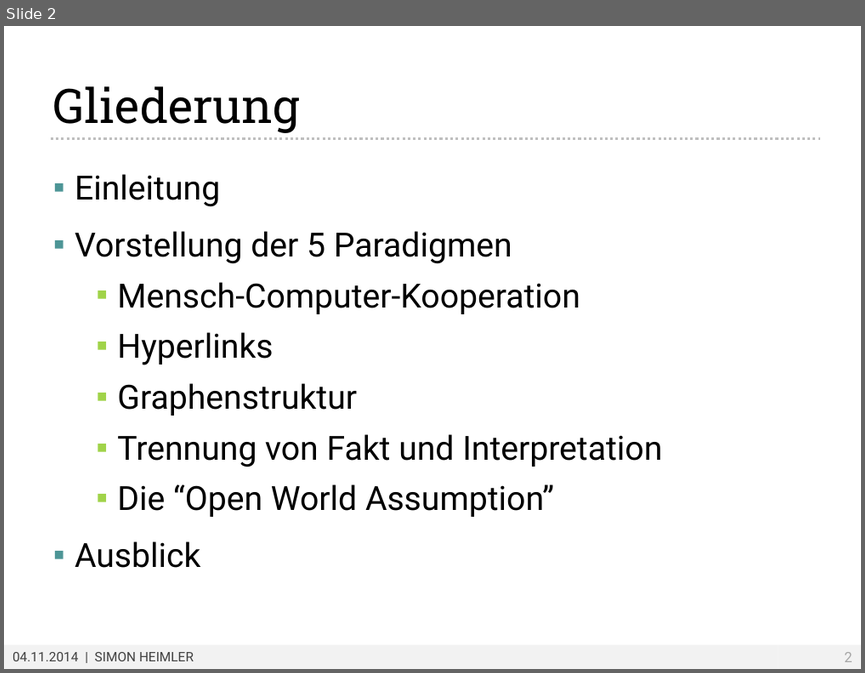
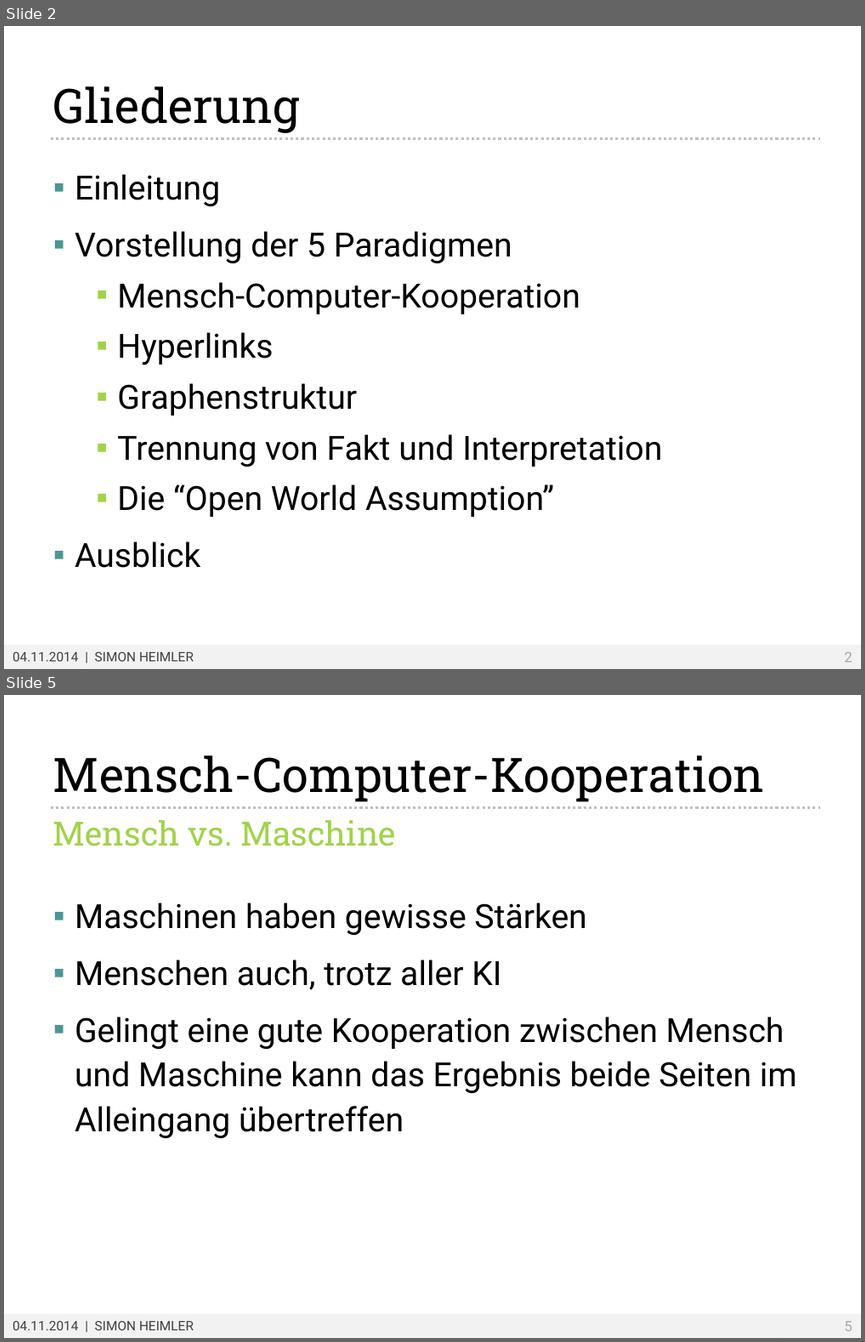
Before and after one commit to Fannon/SemanticWebParadigmen, a slide deck: Semantic Web Paradigmen PPT.pptx. Shown one above the other, each under a label of ours: slide 2 before the commit, slides 2 and 5 after it; the slides between them are not shown. The pictures are 865x673 and 865x1342 pixels, drawn with LibreOffice and Linux fonts; fonts in the diff are those of the drawing; background and template pictures are left out. Boxes give left, top, right and bottom in pixels: in the first picture for what was removed or moved away, otherwise in the second. Text is boxed around its words. In the diff, an @@ line names an element or a change of style, - is before the commit and + after.

```diff
--- a/Semantic Web Paradigmen PPT.pptx
+++ b/Semantic Web Paradigmen PPT.pptx
@@ slide 5 added at (4,695,861,1338), background #FFFFFF; not listed: 2 template elements that a slide beside it also shows @@
@@ title added at (53,755,765,802), 40 pt, text #000000 @@
+Mensch-Computer-Kooperation
@@ line added from (50, 807) to (821, 807), #BFBFBF 2.25 pt dashed @@
@@ text added at (53,820,396,846), 28 pt, text #A0D349 @@
+Mensch vs. Maschine
@@ text added at (75,902,797,1138), 28 pt, text #000000 @@
+▪ Maschinen haben gewisse Stärken
+▪ Menschen auch, trotz aller KI
+▪ Gelingt eine gute Kooperation zwischen Mensch und Maschine kann das Ergebnis beide Seiten im Alleingang übertreffen
```
Also in this commit, not shown: 6 other slides added, 1 slide removed.
